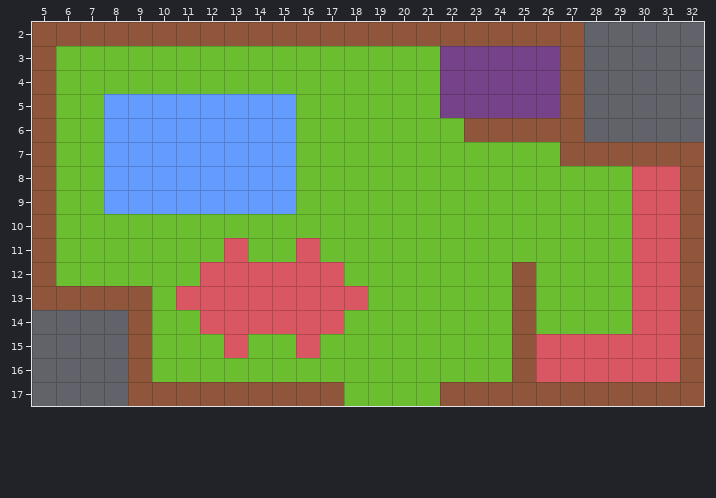
A Tiled map gets an edit: citm_desvj_project_template-L07/Output/Assets/Maps/housebasement.tmx. That is the earlier state.
Cells are 32x32 px. Shown: x 5..32, y 2..17.
New version:
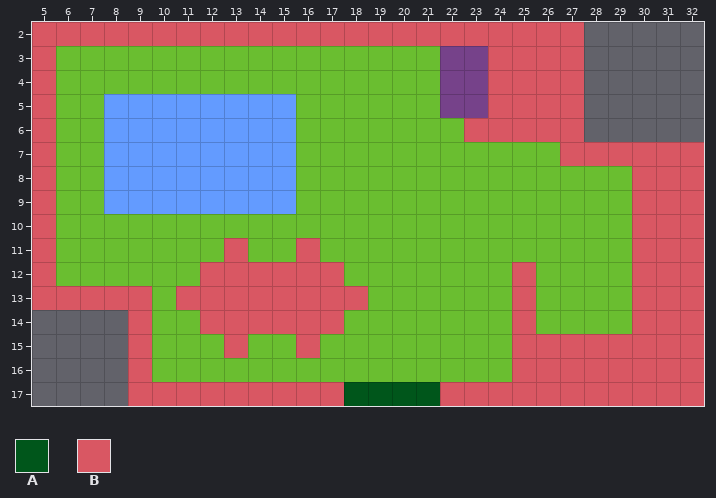
Key: from "Temp_tiles": A 2, B 3.
_ is an empty cell.
Tiles of an added or newly shown layer are drawn over the layers below it.
Difference:
Layer "Collisions" (now shown):
y 2: x 5..27 _______________________ -> BBBBBBBBBBBBBBBBBBBBBBB
y 3..5: x 5 _ -> B; x 25..27 ___ -> BBB
y 6: x 5 _ -> B; x 23..27 _____ -> BBBBB
y 7: x 5 _ -> B; x 27..32 ______ -> BBBBBB
y 8..11: x 5 _ -> B; x 32 _ -> B
y 12: x 5 _ -> B; x 25 _ -> B; x 32 _ -> B
y 13: x 5..9 _____ -> BBBBB; x 25 _ -> B; x 32 _ -> B
y 14..16: x 9 _ -> B; x 25 _ -> B; x 32 _ -> B
y 17: x 9..17 _________ -> BBBBBBBBB; x 22..32 ___________ -> BBBBBBBBBBB
Layer "Teleport" (now shown):
y 3..5: x 24 _ -> B
y 17: x 18..21 ____ -> AAAA
